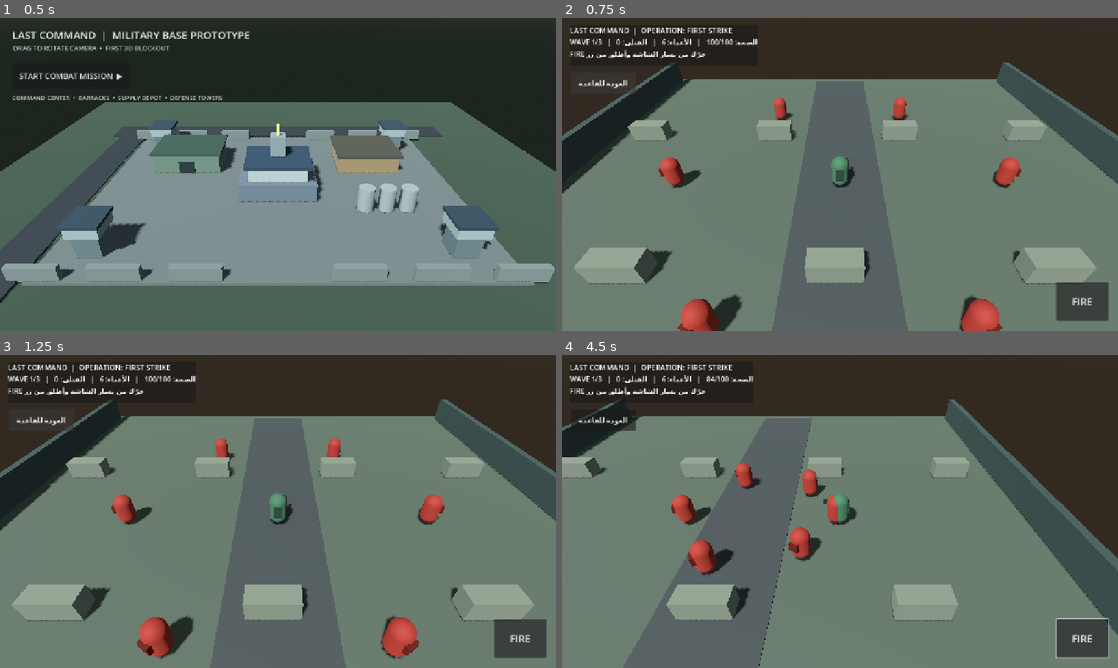
Above: before the commit, frames 1-4 (two rows, left to right).
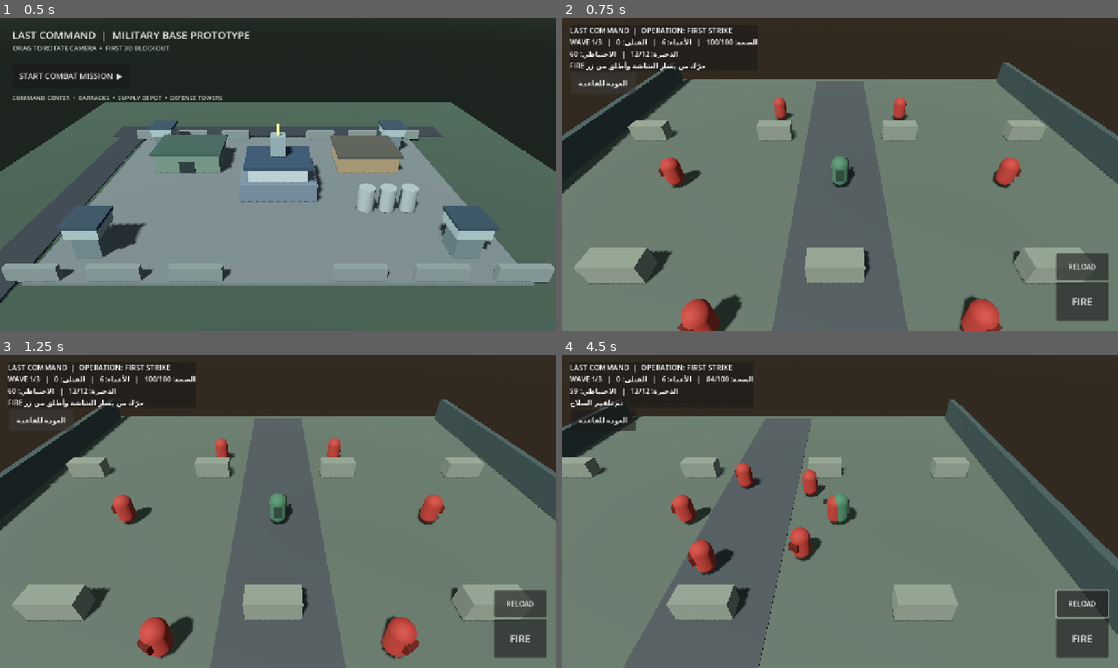
Above: after the commit, the same moments.

Repository: alshwqazf70-svg/last-command-android
Game: Godot game, scene res://scenes/base_preview.tscn
The game is run twice, just before and just after one commit, with the same random seed, the same clock (stepped at 60 frames per second) and the same inputs.
Inputs (mouse positions are in pixels of both pictures, inside the frame that each line leads up to):
- Up to frame 1 (0.5 s): no input
- Up to frame 2 (0.75 s): click "START COMBAT MISSION ▶" at 0.5 s
- Up to frame 3 (1.25 s): no input
- Up to frame 4 (4.5 s): click "FIRE" at 1.25 s; click (1084, 602) at 2 s, where only the run after the commit has a clickable "RELOAD"; move the mouse to (962, 495) at 2.77 s; hold Right (ui_right) 2.78-3.5 s; click (962, 495) at 2.92 s; drag from (728, 527) to (812, 574) at 3.52 s; move the mouse to (895, 442) at 4.27 s; hold Right (ui_right) from 4.28 s (still down)

Frame 1 is identical in both runs. In frame 2, 1.3% of the frame differs, in the area x 1-99%, y 10-84%; in frame 3, 1.3%; in frame 4, 1.4%, in the area x 1-99%, y 10-98%.

Commit message:
Add magazine reload and boss health HUD

Diff:
--- a/project/scripts/mission.gd
+++ b/project/scripts/mission.gd
@@ -10,11 +10,16 @@
 var bullets: Array[Dictionary] = []
 var fire_cooldown := 0.0
 var enemy_attack_cooldown := 0.0
+const MAGAZINE_SIZE := 12
+var ammo := MAGAZINE_SIZE
+var reserve_ammo := 60
+var reload_timer := 0.0
 var joystick_touch := -1
 var joystick_origin := Vector2.ZERO
 var joystick_vector := Vector2.ZERO
 var hud_label: Label
 var health_label: Label
+var ammo_label: Label
 var status_label: Label
 var camera: Camera3D
 var player_root: Node3D
@@ -144,6 +149,8 @@
 	column.add_child(hud_label)
 	health_label = Label.new()
 	column.add_child(health_label)
+	ammo_label = Label.new()
+	column.add_child(ammo_label)
 	status_label = Label.new()
 	status_label.text = "حرّك من يسار الشاشة وأطلق من زر FIRE"
 	column.add_child(status_label)
@@ -163,6 +170,20 @@
 	fire_button.pressed.connect(_shoot)
 	layer.add_child(fire_button)
 
+	var reload_button := Button.new()
+	reload_button.text = "RELOAD"
+	reload_button.custom_minimum_size = Vector2(112, 54)
+	reload_button.anchor_left = 1.0
+	reload_button.anchor_top = 1.0
+	reload_button.anchor_right = 1.0
+	reload_button.anchor_bottom = 1.0
+	reload_button.offset_left = -142
+	reload_button.offset_top = -178
+	reload_button.offset_right = -22
+	reload_button.offset_bottom = -118
+	reload_button.pressed.connect(_start_reload)
+	layer.add_child(reload_button)
+
 	var back := Button.new()
 	back.text = "العودة للقاعدة"
 	back.position = Vector2(20, 126)
@@ -174,6 +195,13 @@
 	if mission_finished:
 		return
 	fire_cooldown = maxf(0.0, fire_cooldown - delta)
+	if reload_timer > 0.0:
+		reload_timer = maxf(0.0, reload_timer - delta)
+		if reload_timer == 0.0:
+			var loaded := mini(MAGAZINE_SIZE - ammo, reserve_ammo)
+			ammo += loaded
+			reserve_ammo -= loaded
+			status_label.text = "تم تلقيم السلاح"
 	enemy_attack_cooldown = maxf(0.0, enemy_attack_cooldown - delta)
 	var keyboard := Input.get_vector("ui_left", "ui_right", "ui_up", "ui_down")
 	var movement := keyboard
@@ -213,8 +241,12 @@
 				_finish_mission(false)
 
 func _shoot() -> void:
-	if mission_finished or fire_cooldown > 0.0:
-		return
+	if mission_finished or fire_cooldown > 0.0 or reload_timer > 0.0:
+		return
+	if ammo <= 0:
+		_start_reload()
+		return
+	ammo -= 1
 	fire_cooldown = 0.28
 	var target: Node3D = null
 	var best_distance := 999.0
@@ -237,6 +269,12 @@
 	bullet.position = player_position + Vector3.UP * 1.1 + direction * 0.8
 	add_child(bullet)
 	bullets.append({"node": bullet, "direction": direction, "life": 2.2})
+
+func _start_reload() -> void:
+	if mission_finished or reload_timer > 0.0 or ammo >= MAGAZINE_SIZE or reserve_ammo <= 0:
+		return
+	reload_timer = 1.45
+	status_label.text = "جاري تلقيم السلاح..."
 
 func _update_bullets(delta: float) -> void:
 	for i in range(bullets.size() - 1, -1, -1):
@@ -299,6 +337,13 @@
 	if health_label == null:
 		return
 	health_label.text = "WAVE %d/3   |   الصحة: %d/100   |   الأعداء: %d   |   القتلى: %d" % [current_wave, int(player_health), enemies.size(), kills]
+	if ammo_label != null:
+		var boss_text := ""
+		for entry in enemies:
+			if bool(entry.get("boss", false)):
+				boss_text = "   |   BOSS HP: %d/12" % int(entry["hp"])
+				break
+		ammo_label.text = "الذخيرة: %d/%d   |   الاحتياطي: %d%s" % [ammo, MAGAZINE_SIZE, reserve_ammo, boss_text]
 
 func _input(event: InputEvent) -> void:
 	if event is InputEventScreenTouch:
